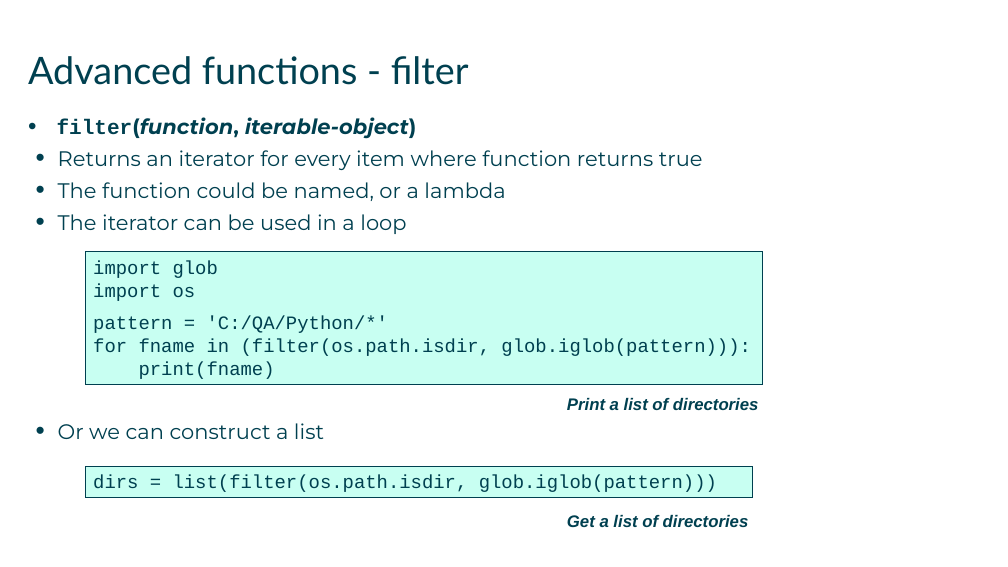
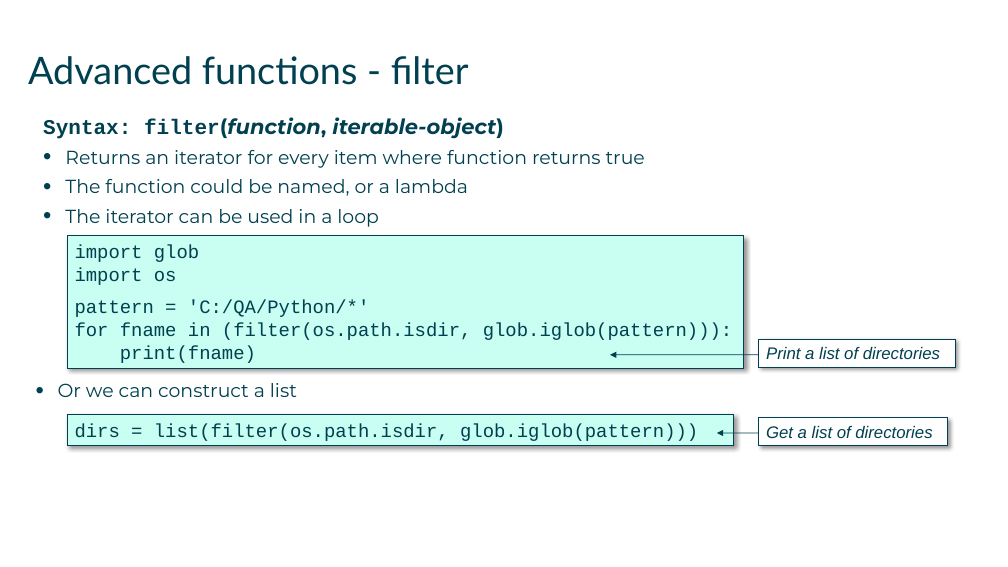
Before and after one commit to AndySmithQA/June24py3, a slide deck: slide 3 of QAPYTH3/DG_09_Advanced_Collections.pptx. Drawn at 1008x567 pixels with LibreOffice and Linux fonts; fonts in the diff are those of the drawing. Boxes give left, top, right and bottom in pixels: in the first picture for what was removed or moved away, otherwise in the second. Text is boxed around its words. In the diff, an @@ line names an element or a change of style, - is before the commit and + after.

```diff
--- a/QAPYTH3/DG_09_Advanced_Collections.pptx
+++ b/QAPYTH3/DG_09_Advanced_Collections.pptx
@@ text at bbox=[43, 117, 504, 139]: text changed @@
-• filter(function, iterable-object)
+Syntax: filter(function, iterable-object)
@@ text at bbox=[58, 150, 645, 397]: size 20 to 18 pt in "Returns an iterator for every item where ...", "The function could be named, or a ...", "The iterator can be used in a ...", "Or we can construct a list"; indent changed @@
@@ rectangle "import glob": place and size @@
-rectangle "import glob" at bbox=[85, 252, 762, 384]
+rectangle "import glob" at bbox=[67, 236, 744, 368]
@@ rectangle "import glob" at bbox=[67, 236, 744, 368]: shadow on @@
@@ arrow added from (758, 355) to (610, 355), #004050 0.75 pt @@
@@ rectangle "Print a list of directories" at bbox=[758, 340, 955, 368]: bold off; fill none to #FFFFFF; outline none to #004050 0.75 pt; shadow on @@
@@ rectangle "Print a list of directories": place and size @@
-rectangle "Print a list of directories" at bbox=[567, 398, 759, 410]
+rectangle "Print a list of directories" at bbox=[758, 340, 955, 368]
@@ rectangle "dirs = list(filter(os.path.isdir, glob.iglob(pattern)))" at bbox=[67, 414, 734, 445]: shadow on @@
@@ rectangle "dirs = list(filter(os.path.isdir, glob.iglob(pattern)))": place and size @@
-rectangle "dirs = list(filter(os.path.isdir, glob.iglob(pattern)))" at bbox=[85, 467, 752, 498]
+rectangle "dirs = list(filter(os.path.isdir, glob.iglob(pattern)))" at bbox=[67, 414, 734, 445]
@@ rectangle "Get a list of directories": place and size @@
-rectangle "Get a list of directories" at bbox=[567, 515, 749, 527]
+rectangle "Get a list of directories" at bbox=[758, 417, 948, 445]
@@ rectangle "Get a list of directories" at bbox=[758, 417, 948, 445]: bold off; fill none to #FFFFFF; outline none to #004050 0.75 pt; shadow on @@
@@ arrow added from (758, 433) to (717, 433), #004050 0.75 pt @@
```
Also in this commit, not shown: 14 other slides changed, 45 other files.
